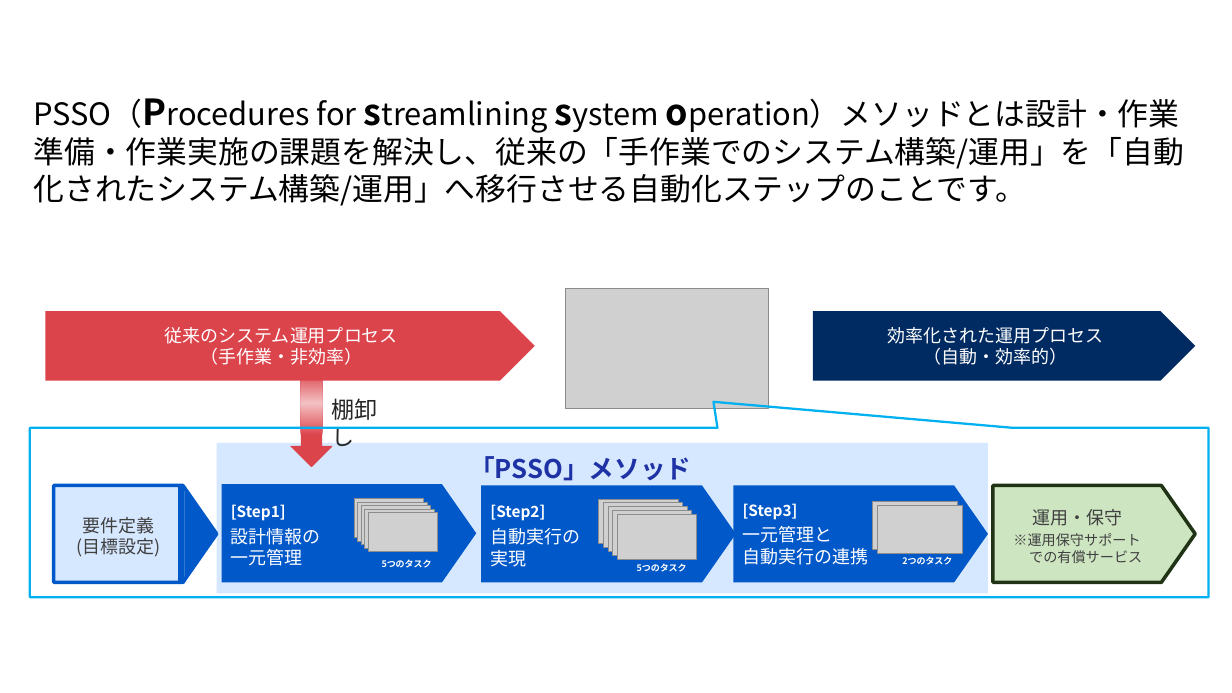
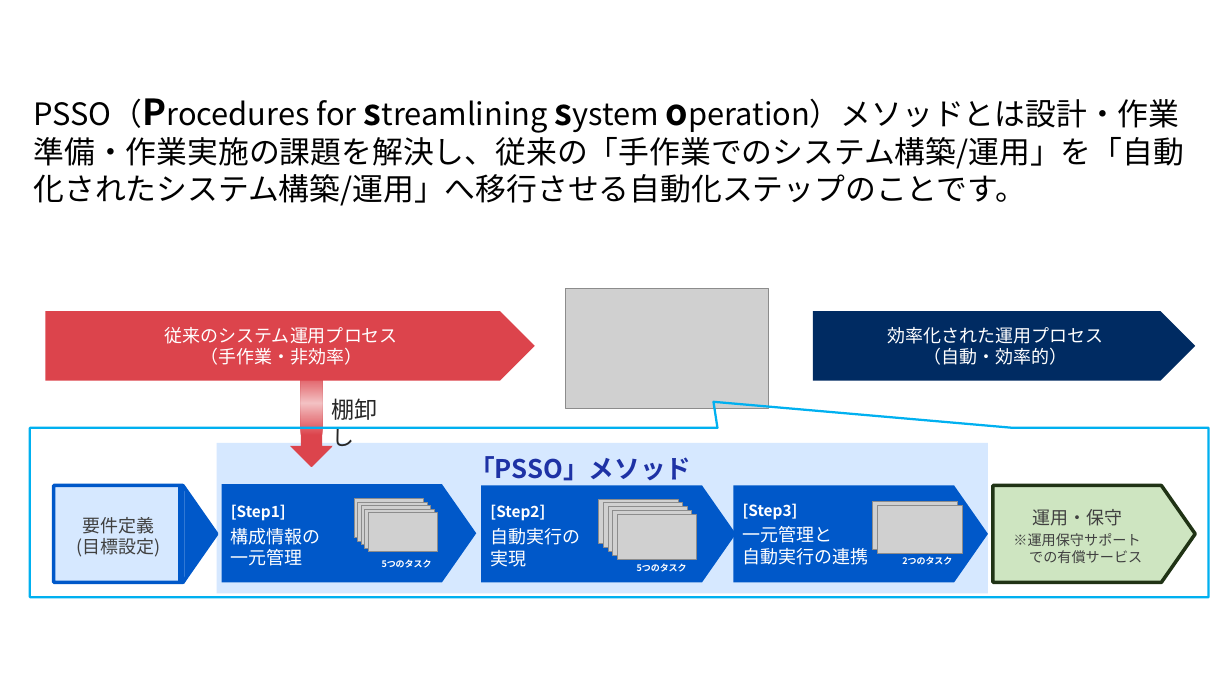
Before and after one commit to exastro-suite/it-automation-docs, a slide deck: slide 5 of asset/Learn_ja/PSSOメソッドガイドブック.pptx. Drawn at 1232x693 pixels with LibreOffice and Linux fonts; fonts in the diff are those of the drawing; grey boxes stand for pictures; background and template pictures are left out. Boxes give left, top, right and bottom in pixels: in the first picture for what was removed or moved away, otherwise in the second. Text is boxed around its words. In the diff, an @@ line names an element or a change of style, - is before the commit and + after.

```diff
--- a/asset/Learn_ja/PSSOメソッドガイドブック.pptx
+++ b/asset/Learn_ja/PSSOメソッドガイドブック.pptx
@@ text in right arrow at (231,528,321,545): text changed @@
-設計情報の
+構成情報の
```
Also in this commit, not shown: 25 other slides changed.
